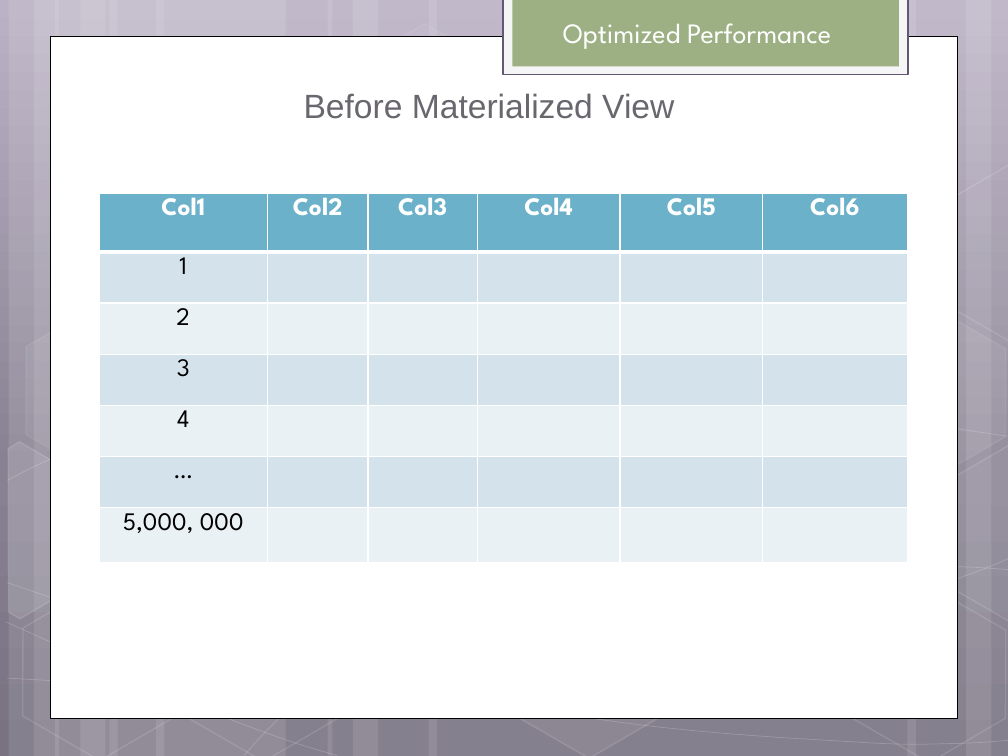
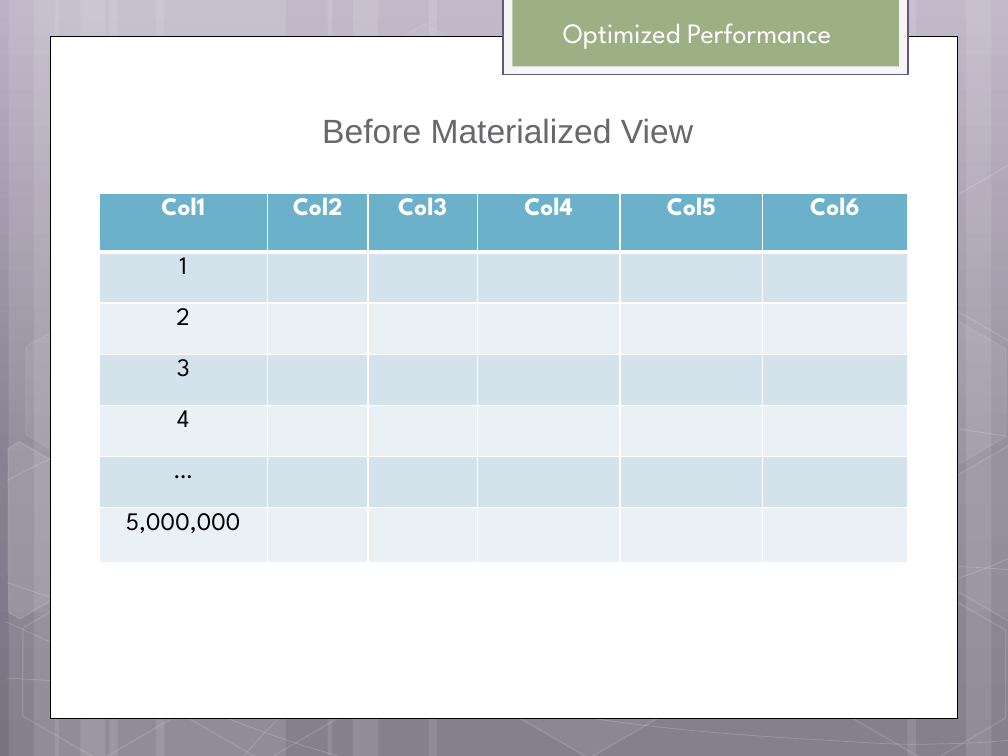
Before and after one commit to helpcat/bigdataworkshop2, a slide deck: slide 22 of slides/MonetDB workshop.pptx. Drawn at 1008x756 pixels with LibreOffice and Linux fonts; fonts in the diff are those of the drawing. Boxes give left, top, right and bottom in pixels: in the first picture for what was removed or moved away, otherwise in the second. Text is boxed around its words. In the diff, an @@ line names an element or a change of style, - is before the commit and + after.

```diff
--- a/slides/MonetDB workshop.pptx
+++ b/slides/MonetDB workshop.pptx
@@ text "Before Materialized View": place and size @@
-text "Before Materialized View" at (304, 93, 674, 119)
+text "Before Materialized View" at (322, 118, 693, 144)
@@ table at (100, 194, 908, 563) @@
-row 7, column 1: 5,000, 000
+row 7, column 1: 5,000,000
```
Also in this commit, not shown: 6 other slides changed, 1 other file.
